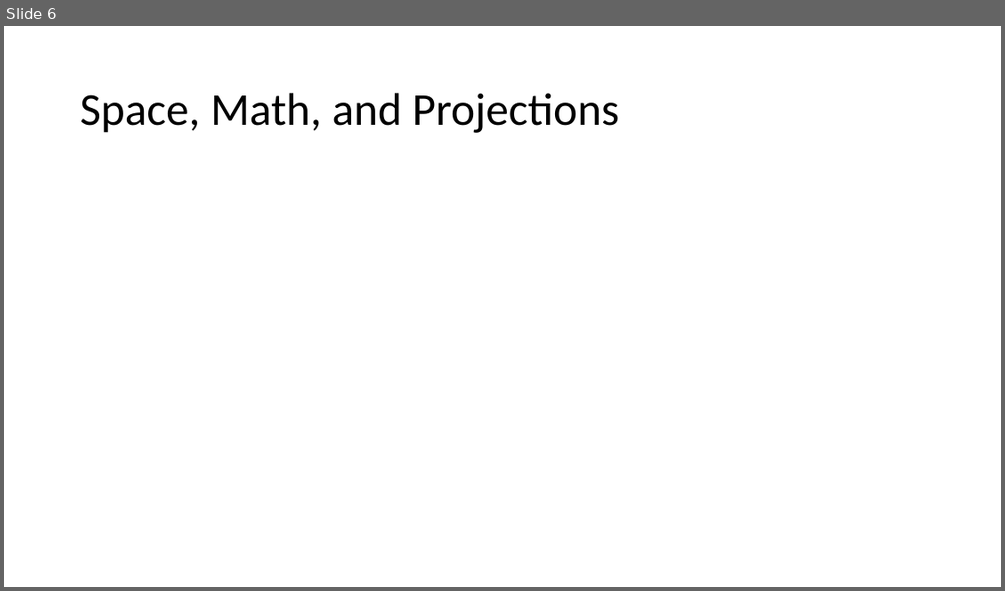
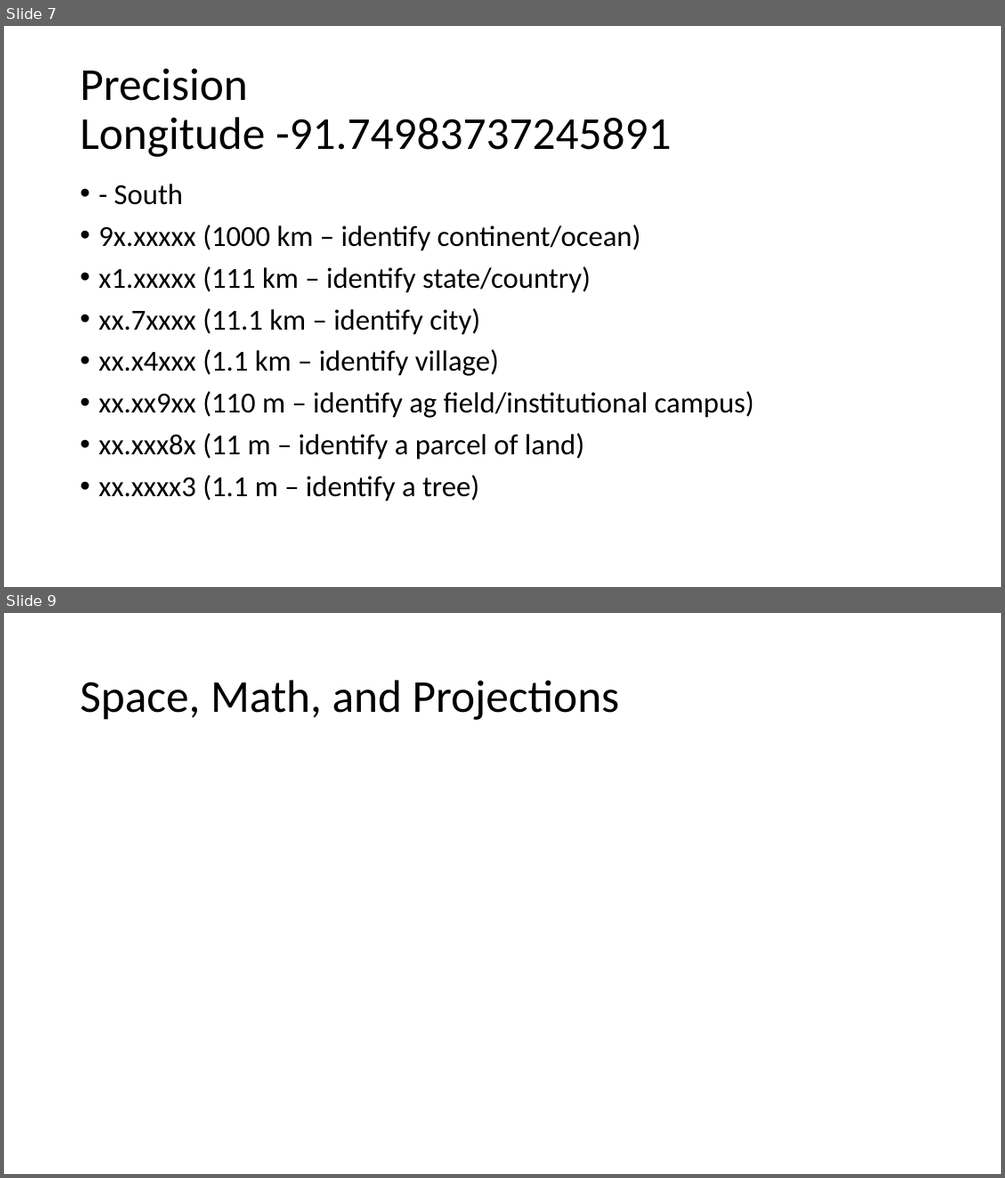
Before and after one commit to billinkc/presentations, a slide deck: IntegratingWeatherData/IntegratingWeatherData.pptx. Shown one above the other, each under a label of ours: slide 6 before the commit, slides 7 and 9 after it; the slides between them are not shown. The pictures are 1005x591 and 1005x1178 pixels, drawn with LibreOffice and Linux fonts; fonts in the diff are those of the drawing. Boxes give left, top, right and bottom in pixels: in the first picture for what was removed or moved away, otherwise in the second. Text is boxed around its words. In the diff, an @@ line names an element or a change of style, - is before the commit and + after.

```diff
--- a/IntegratingWeatherData/IntegratingWeatherData.pptx
+++ b/IntegratingWeatherData/IntegratingWeatherData.pptx
@@ slide 7 added at (4, 26, 1001, 587), background #FFFFFF @@
@@ title added at (80, 68, 672, 157), 44 pt, text #000000 @@
+Precision
+Longitude -91.74983737245891
@@ text added at (98, 184, 754, 501), 28 pt, text #000000 @@
+• - South
+• 9x.xxxxx (1000 km – identify continent/ocean)
+• x1.xxxxx (111 km – identify state/country)
+• xx.7xxxx (11.1 km – identify city)
+• xx.x4xxx (1.1 km – identify village)
+• xx.xx9xx (110 m – identify ag field/institutional campus)
+• xx.xxx8x (11 m – identify a parcel of land)
+• xx.xxxx3 (1.1 m – identify a tree)
@@ what was slide 6 is now slide 9 @@
```
Also in this commit, not shown: 3 slides changed, 3 other slides added, 1 slide removed.
